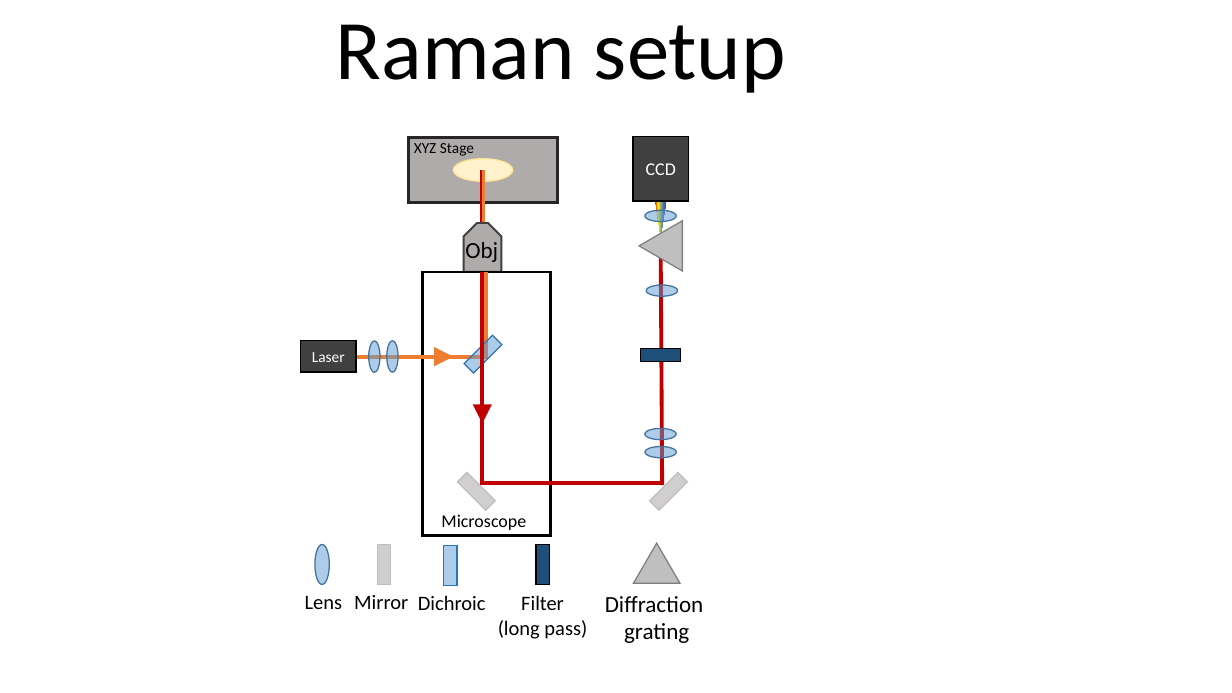
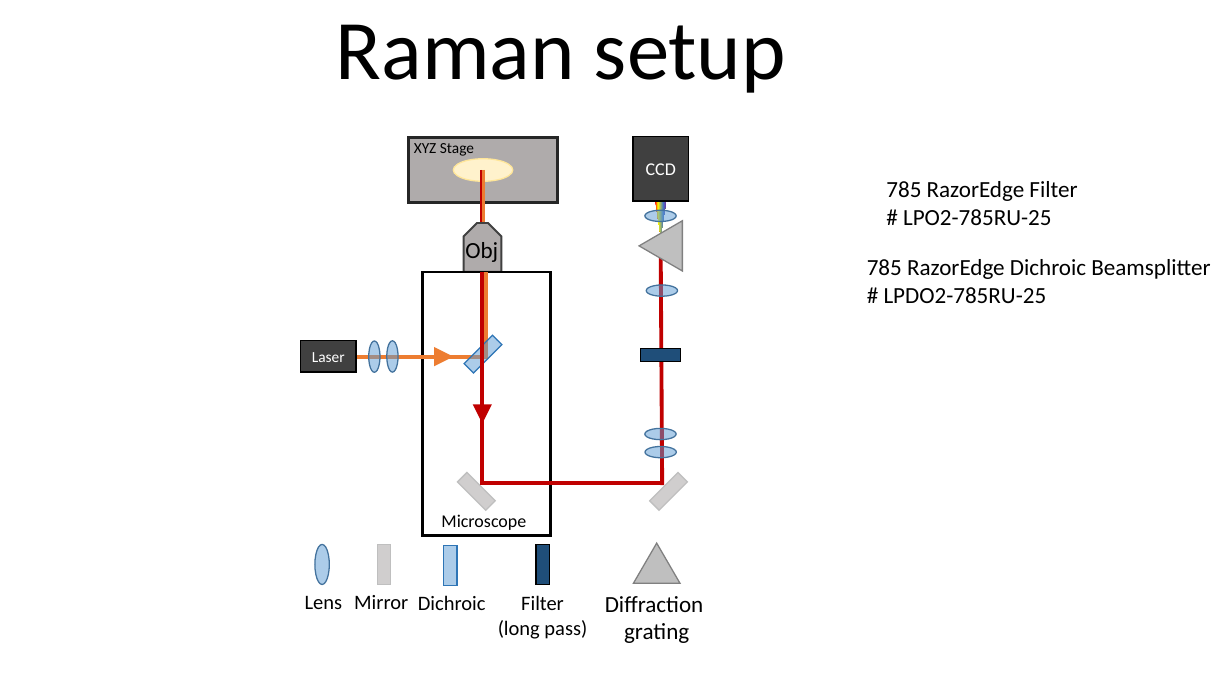
Before and after one commit to apl1n16/Thesis-and-Report-Repository, a slide deck: slide 2 of Transfer Thesis Figures.pptx. Drawn at 1232x693 pixels with LibreOffice and Linux fonts; fonts in the diff are those of the drawing. Boxes give left, top, right and bottom in pixels: in the first picture for what was removed or moved away, otherwise in the second. Text is boxed around its words. In the diff, an @@ line names an element or a change of style, - is before the commit and + after.

```diff
--- a/Transfer Thesis Figures.pptx
+++ b/Transfer Thesis Figures.pptx
@@ text added at <box>886,181,1077,225</box>, 18 pt, text #000000 @@
+785 RazorEdge Filter
+# LPO2-785RU-25
@@ text added at <box>867,259,1210,303</box>, 18 pt, text #000000 @@
+785 RazorEdge Dichroic Beamsplitter
+# LPDO2-785RU-25
```
Also in this commit, not shown: 1 slide added, 1 slide removed, 1 other file.
